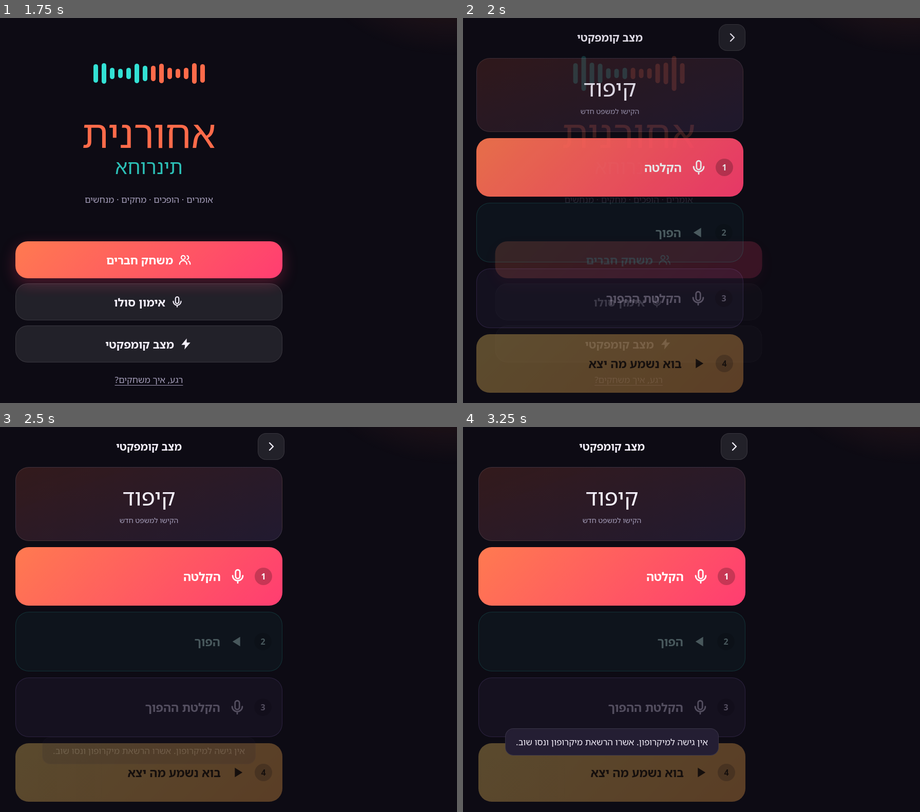
Above: before the commit, frames 1-4 (two rows, left to right).
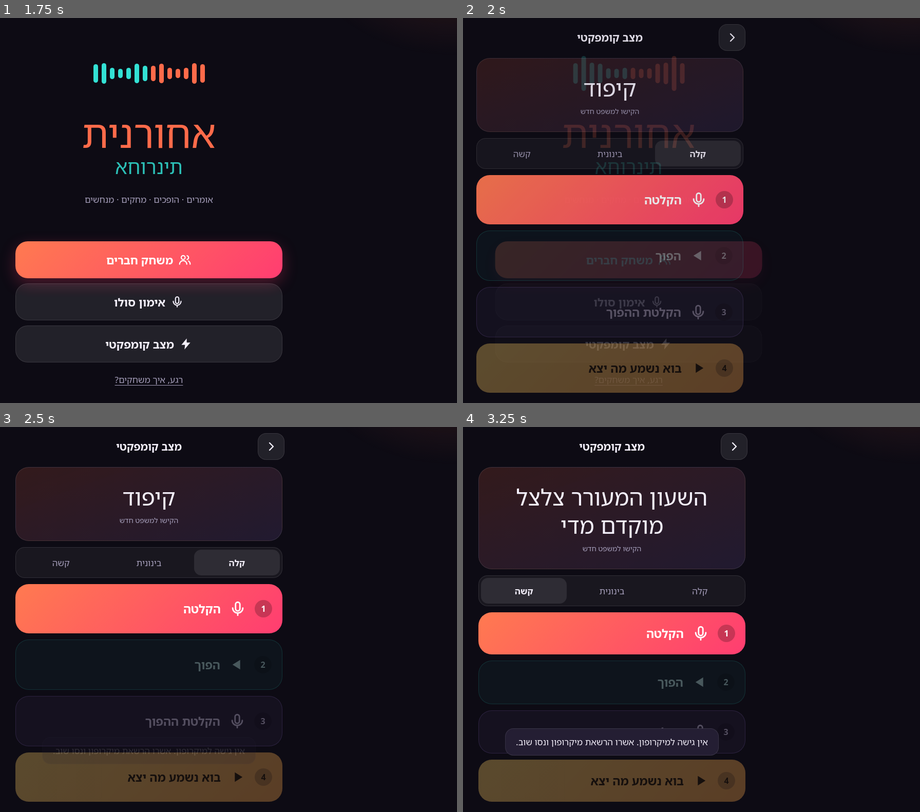
Above: after the commit, the same moments.

Repository: havivon/reverse-audio-game
Game: browser game, page web/index.html
The game is run twice, just before and just after one commit, with the same random seed, the same clock (stepped at 60 frames per second) and the same inputs.
Inputs (mouse positions are in pixels of both pictures, inside the frame that each line leads up to):
- Up to frame 1 (1.75 s): click (379, 56) at 0.27 s; click (379, 64) at 1.07 s; click "רגע, איך משחקים?" at 1.27 s; click (347, 48) at 1.67 s
- Up to frame 2 (2 s): click "מצב קומפקטי" at 1.87 s
- Up to frame 3 (2.5 s): click (411, 453) at 2.27 s; click "1 הקלטה" at 2.47 s
- Up to frame 4 (3.25 s): click (865, 480) at 2.87 s; click (522, 561) at 3.07 s, where only the run after the commit has a clickable "קשה"

Frame 1 is identical in both runs. In frame 2, 13% of the frame differs, in the area x 2-62%, y 31-93%; in frame 3, 13%; in frame 4, 19%, in the area x 3-62%, y 15-94%.

Commit message:
Compact mode: choose easy, medium or hard phrases (2.5)
Co-Authored-By: Claude Opus 5.5 <noreply@anthropic.com>
Claude-Session: https://claude.ai/code/session_014tH18ypoXhNeT6TV5LynfV

Diff:
--- a/web/index.html
+++ b/web/index.html
@@ -138,6 +138,7 @@
 .box{width:100%;display:flex;flex-direction:column;gap:12px;padding:16px;border-radius:22px;background:var(--surface);border:1px solid var(--line);text-align:center}
 .hidden{display:none !important}
 .compact-body{gap:12px;padding-bottom:20px}
+#cLevels{flex:none}
 .phrase-card.tap{display:block;color:inherit;font:inherit;text-align:center;cursor:pointer;flex:none}
 .phrase-card.tap small{display:block;margin-top:8px;color:var(--muted);font-size:14px}
 .cbtn{flex:1 1 0;min-height:78px;max-height:140px;width:100%;display:flex;align-items:center;gap:16px;padding:0 20px;border-radius:26px;
@@ -411,6 +412,7 @@
     <header class="bar"><button class="icon-btn" data-back aria-label="חזרה"><svg><use href="#i-back"/></svg></button><h2>מצב קומפקטי</h2><span class="pill"></span></header>
     <div class="body compact-body">
       <button class="phrase-card tap" id="cPhrase" aria-label="משפט חדש"><p id="cPhraseTxt"></p><small>הקישו למשפט חדש</small></button>
+      <div class="seg full" id="cLevels"><button data-lv="easy">קלה</button><button data-lv="medium">בינונית</button><button data-lv="hard">קשה</button></div>
       <button class="cbtn c-rec" id="cRec"><span class="n">1</span><svg><use href="#i-mic"/></svg><span class="t">הקלטה</span></button>
       <button class="cbtn c-rev" id="cRev"><span class="n">2</span><svg><use href="#i-rev"/></svg><span class="t">הפוך</span></button>
       <button class="cbtn c-imit" id="cImit"><span class="n">3</span><svg><use href="#i-mic"/></svg><span class="t">הקלטת ההפוך</span></button>
@@ -1083,7 +1085,7 @@
     li.append(nm, x); ul.appendChild(li);
   });
   $('#pempty').classList.toggle('hidden', players.length > 0);
-  $$('#soloLevels [data-lv]').forEach(b => b.classList.toggle('on', b.dataset.lv === level));
+  $$('#soloLevels [data-lv], #cLevels [data-lv]').forEach(b => b.classList.toggle('on', b.dataset.lv === level));
   $('#roundsOut').textContent = rounds;
   $('#rMinus').disabled = rounds <= 1; $('#rPlus').disabled = rounds >= 10;
   $('#roundsHint').textContent = players.length >= 2
@@ -1211,7 +1213,7 @@
   if (e.target.closest('[data-back]')) { back(); return; }
   if (e.target.closest('[data-close]')) { closeModals(); return; }
   const lv = e.target.closest('[data-lv]');
-  if (lv) { level = lv.dataset.lv; store.set('level', level); if (current === 'secret') newPhrase(); render(); return; }
+  if (lv) { level = lv.dataset.lv; store.set('level', level); if (current === 'secret') newPhrase(); if (current === 'compact' && !rec) { resetRound(); newPhrase(); } render(); return; }
   const act = e.target.closest('[data-act]');
   if (act) { if (act.dataset.act === 'compare') compare(); else shareResult(); return; }
   const sp = e.target.closest('[data-speed]');
Not shown, changed: build-apk.sh
Not shown, changed: dist/achoranit.apk
Not shown, changed: dist/achoranit.apk.idsig
